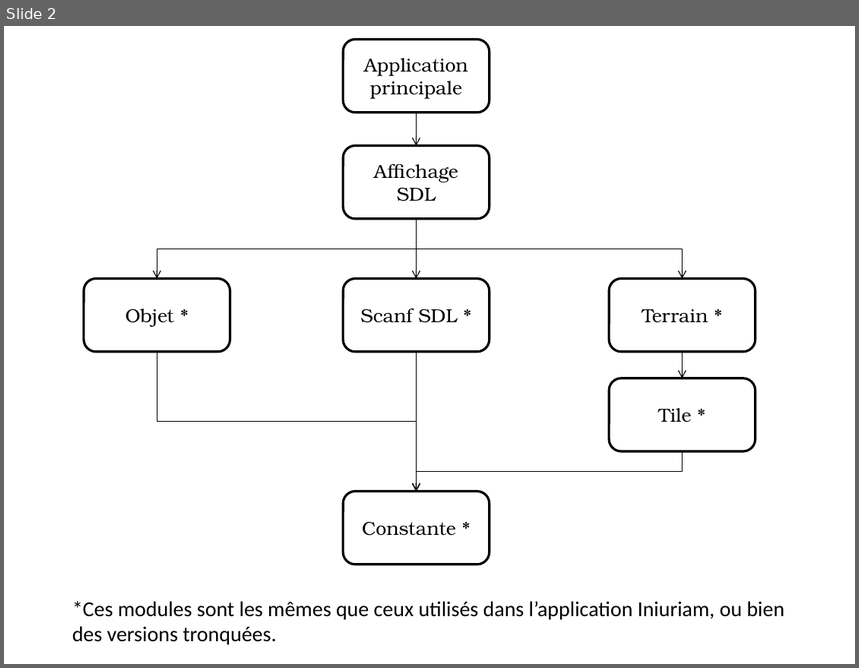
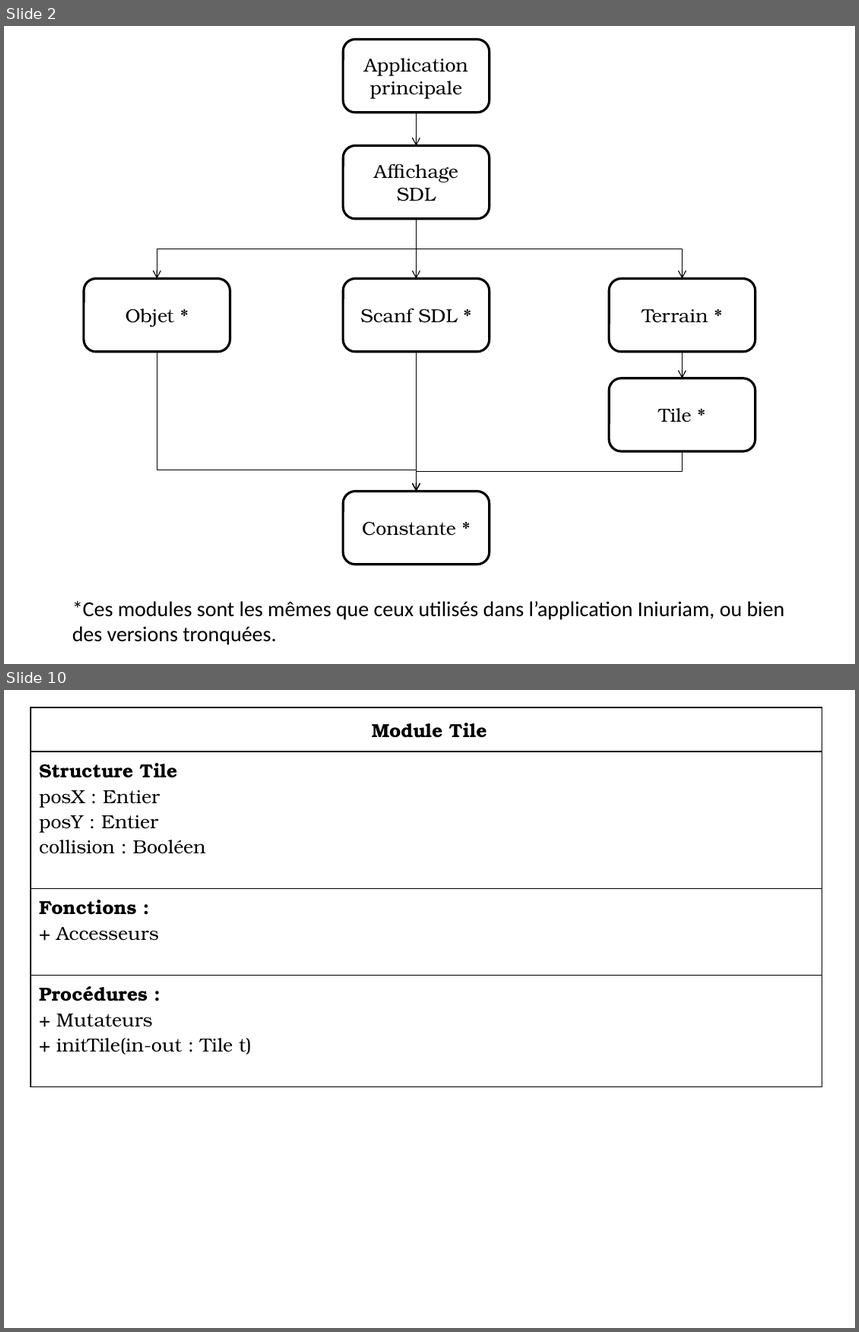
Before and after one commit to Rometach/iniuriam, a slide deck: Modules.pptx. Shown one above the other, each under a label of ours: slide 2 before the commit, slides 2 and 10 after it; the slides between them are not shown. The pictures are 859x668 and 859x1332 pixels, drawn with LibreOffice and Linux fonts; fonts in the diff are those of the drawing. Boxes give left, top, right and bottom in pixels: in the first picture for what was removed or moved away, otherwise in the second. Text is boxed around its words. In the diff, an @@ line names an element or a change of style, - is before the commit and + after.

Commit message:
Le diagramme des Modules !

```diff
--- a/Modules.pptx
+++ b/Modules.pptx
@@ slide 10 added at box(4, 690, 855, 1328), background #FFFFFF @@
@@ table added at box(31, 708, 822, 1058), 4 rows, 1 columns @@
+Module Tile
+Structure Tile / posX : Entier / posY : Entier / collision : Booléen
+Fonctions : / + Accesseurs
+Procédures : / + Mutateurs / + initTile(in-out : Tile t)
@@ slide 2 changed as well @@
@@ elbow arrow (158, 352) - (416, 492): route changed @@
```
Also in this commit, not shown: 2 other slides changed, 17 other slides added.
